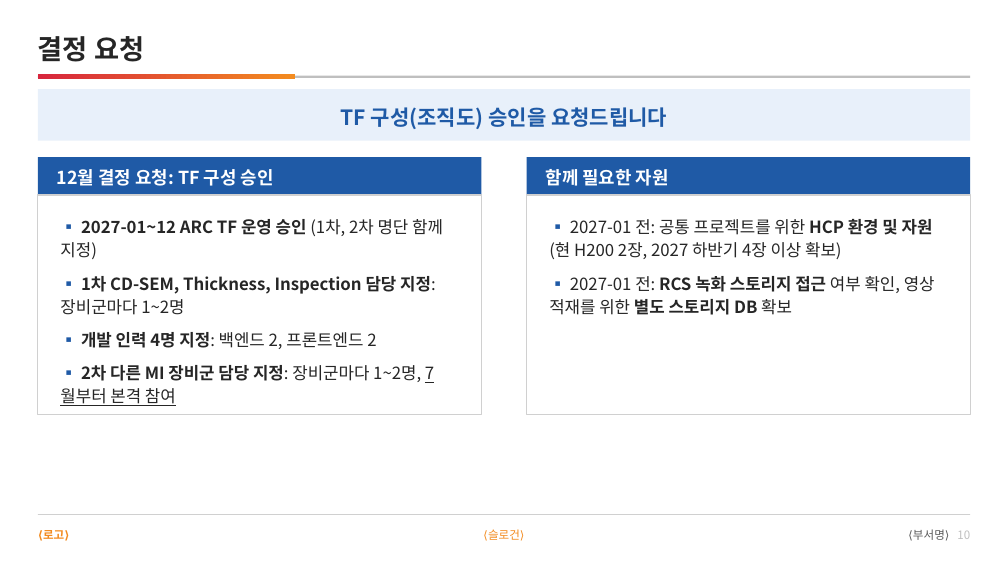
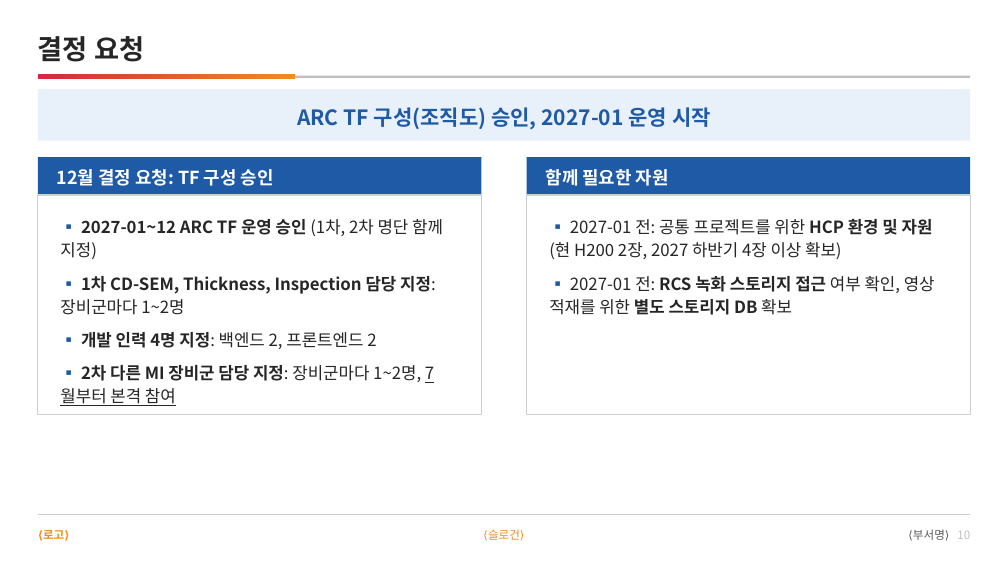
Before and after one commit to DarrenKoi/pm_notes, a slide deck: slide 10 of my-task/arc-tf/deliverables/arc-tf-proposal.pptx. Drawn at 1008x567 pixels with LibreOffice and Linux fonts; fonts in the diff are those of the drawing. Boxes give left, top, right and bottom in pixels: in the first picture for what was removed or moved away, otherwise in the second. Text is boxed around its words. In the diff, an @@ line names an element or a change of style, - is before the commit and + after.

```diff
--- a/my-task/arc-tf/deliverables/arc-tf-proposal.pptx
+++ b/my-task/arc-tf/deliverables/arc-tf-proposal.pptx
@@ text at box(297, 107, 711, 129): text changed @@
-TF 구성(조직도) 승인을 요청드립니다
+ARC TF 구성(조직도) 승인, 2027-01 운영 시작
```
Also in this commit, not shown: 1 other slide changed, 10 other files.
